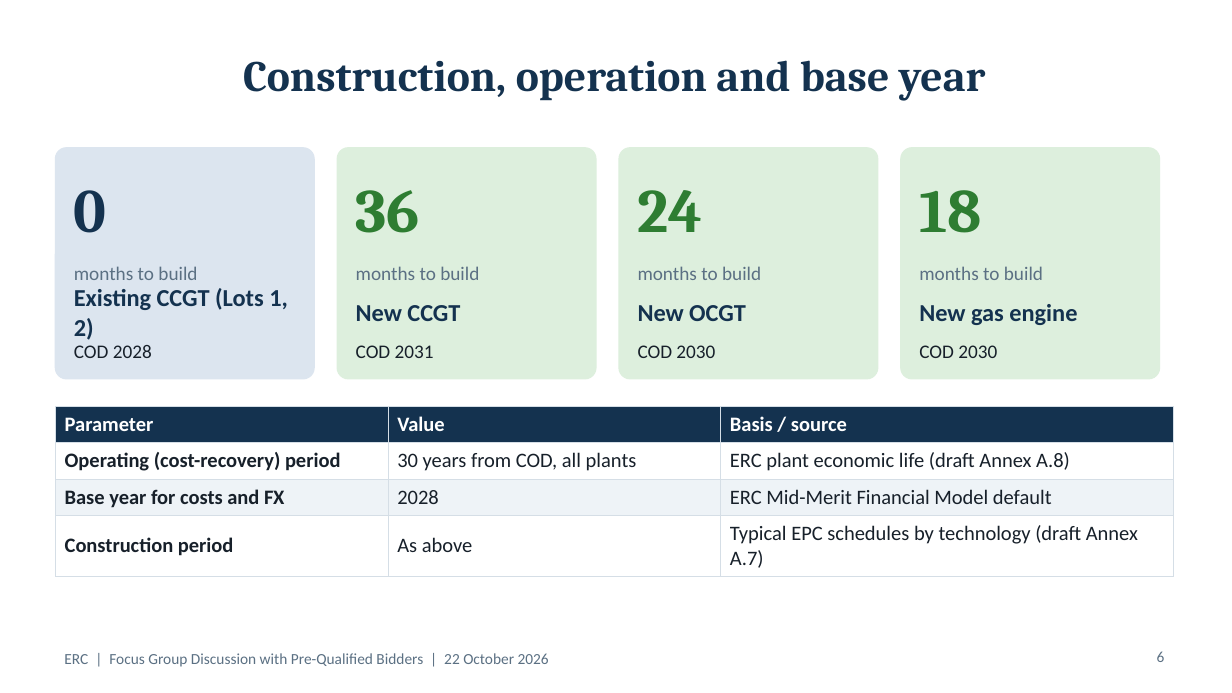
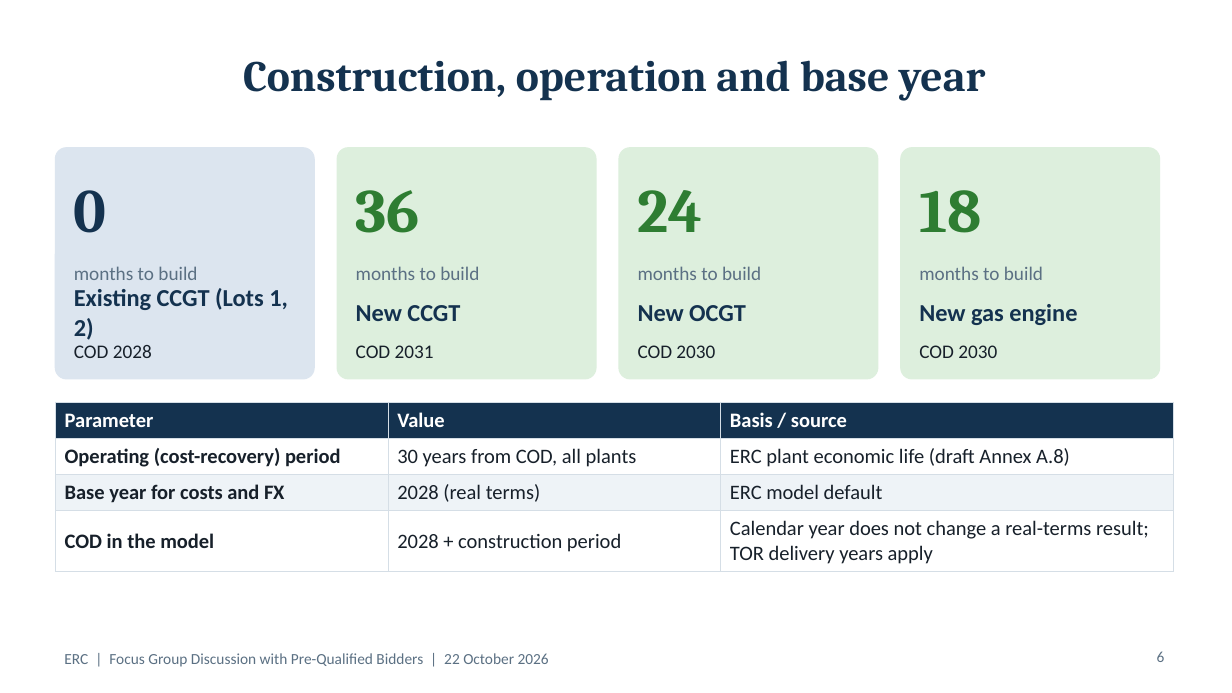
Before and after one commit to polyphase123/Midmerit, a slide deck: slide 6 of ERC_FGD_Model_Assumptions.pptx. Drawn at 1232x693 pixels with LibreOffice and Linux fonts; fonts in the diff are those of the drawing. Boxes give left, top, right and bottom in pixels: in the first picture for what was removed or moved away, otherwise in the second. Text is boxed around its words. In the diff, an @@ line names an element or a change of style, - is before the commit and + after.

```diff
--- a/ERC_FGD_Model_Assumptions.pptx
+++ b/ERC_FGD_Model_Assumptions.pptx
@@ table at <box>55,402,1174,568</box> @@
-row 3, column 2: 2028
+row 3, column 2: 2028 (real terms)
-row 3, column 3: ERC Mid-Merit Financial Model default
+row 3, column 3: ERC model default
-row 4: Construction period | As above | Typical EPC schedules by technology (draft Annex A.7)
+row 4: COD in the model | 2028 + construction period | Calendar year does not change a real-terms result; TOR delivery years apply
@@ table: place and size @@
-table at <box>55,407,1174,572</box>
+table at <box>55,402,1174,568</box>
```
Also in this commit, not shown: 16 other slides changed, 1 slide added.
